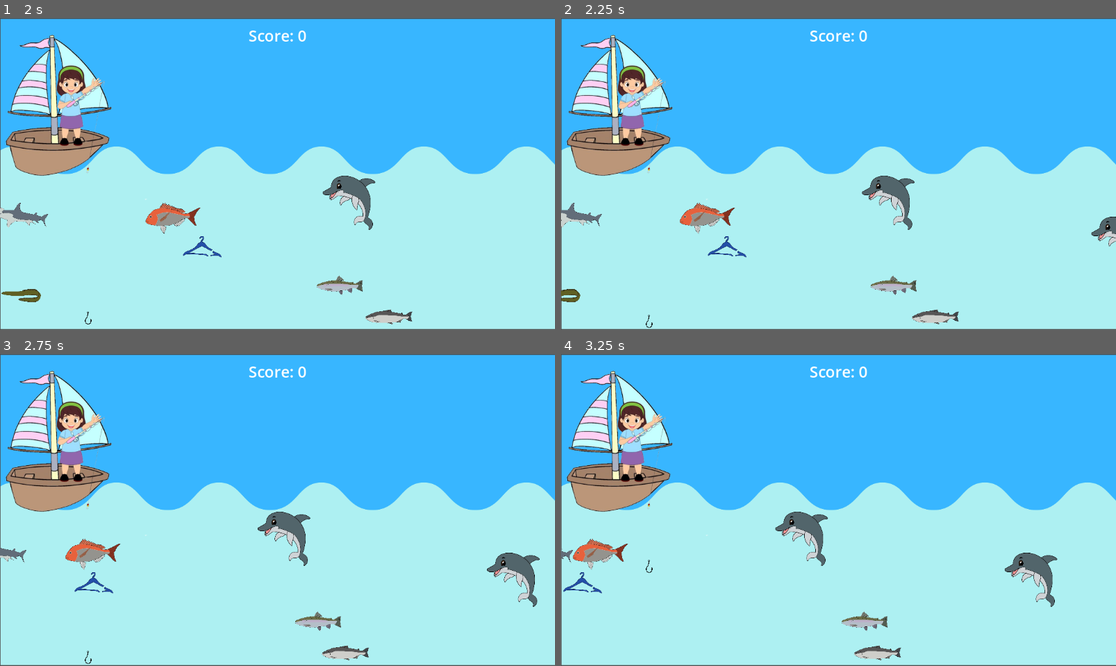
Above: before the commit, frames 1-4 (two rows, left to right).
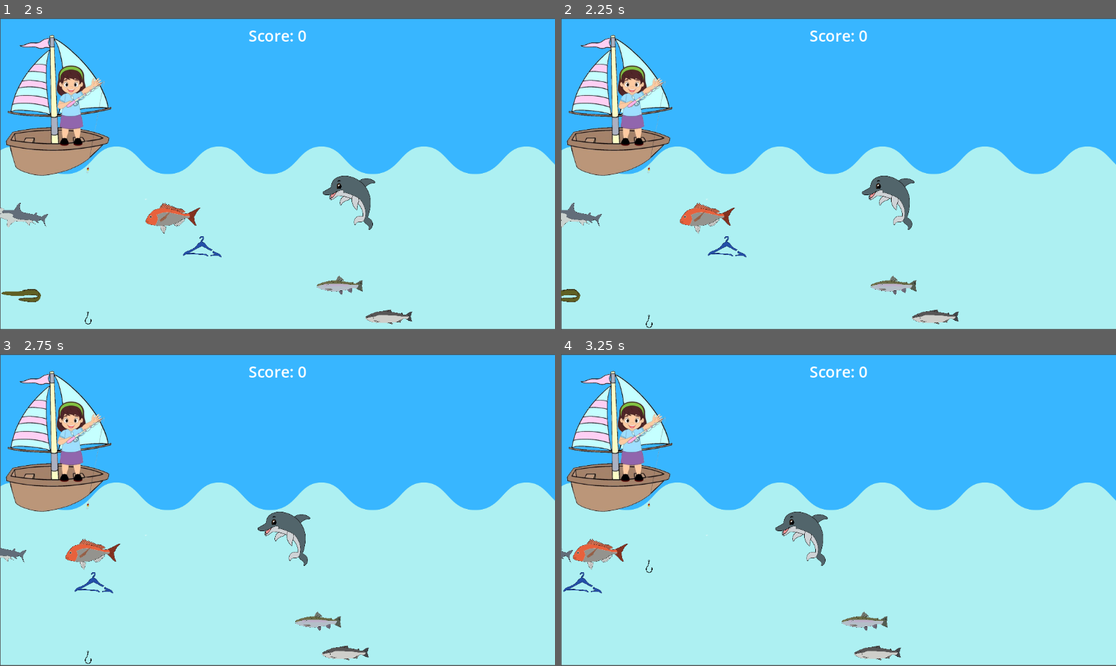
Above: after the commit, the same moments.

Repository: miss-manu/final-game
Game: Godot game, scene res://scenes/game.tscn
Two runs of this game, one before a commit and one after it. Both use one fixed random seed, a clock stepped at 60 frames per second and the inputs below.
Inputs:
- Up to frame 1 (2 s): hold A (hook_right) 0.53-1.28 s; hold S (hook_down) from 1.28 s (still down)
- Up to frame 2 (2.25 s): release S (hook_down) at 2.03 s; hold A (hook_right) from 2.03 s (still down)
- Up to frame 3 (2.75 s): keep holding A (hook_right)
- Up to frame 4 (3.25 s): release A (hook_right) at 2.78 s; hold W (hook_up) from 2.78 s (still down)

Frame 1 is identical in both runs. In frame 2, 0.2% of the frame differs, in the area x 95-100%, y 63-74%; in frame 3, 0.7%; in frame 4, 0.7%, in the area x 79-90%, y 63-82%.

Commit message:
changed wait time

Diff:
--- a/scenes/game.tscn
+++ b/scenes/game.tscn
@@ -31,7 +31,7 @@
 metadata/_edit_use_anchors_ = true
 
 [node name="dtimer" type="Timer" parent="."]
-wait_time = 2.0
+wait_time = 10.0
 autostart = true
 
 [node name="Timer" type="Timer" parent="."]
--- a/scripts/game.gd
+++ b/scripts/game.gd
@@ -14,7 +14,6 @@
 @onready var green_perch = preload("res://prefabs/perch.tscn")
 @onready var rainbow_trout = preload("res://prefabs/rainbow_trout.tscn")
 @onready var snapper_fish = preload("res://prefabs/snapper.tscn")
-
 @onready var dolphin_fish = preload ("res://prefabs/dolphin.tscn")
 
 # Called when the node enters the scene tree for the first time.
